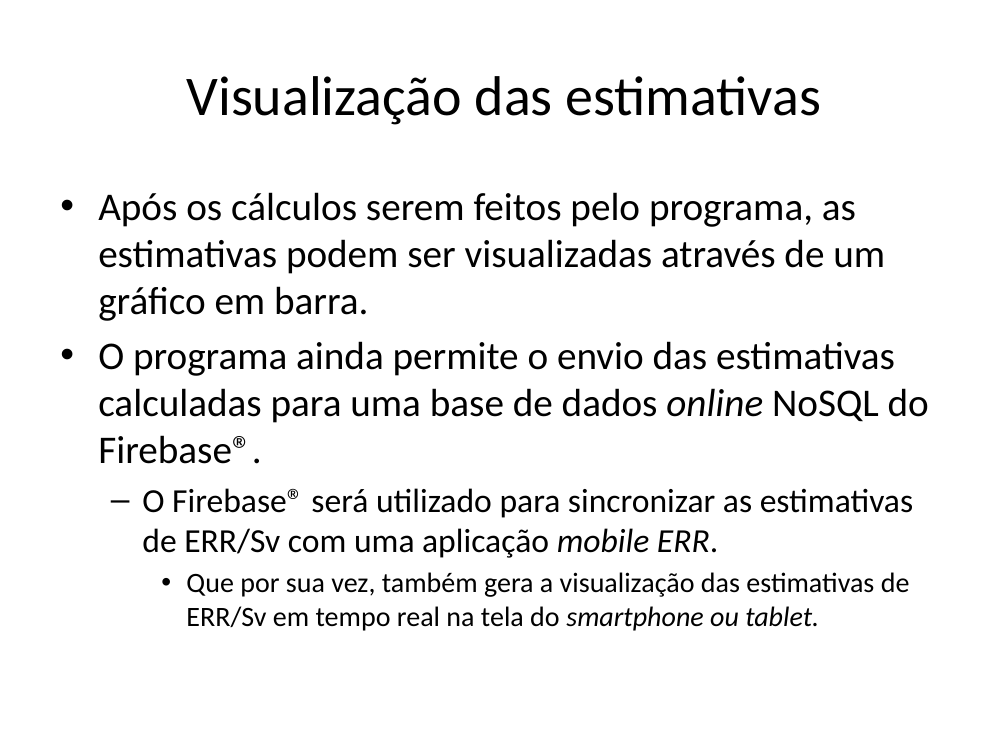
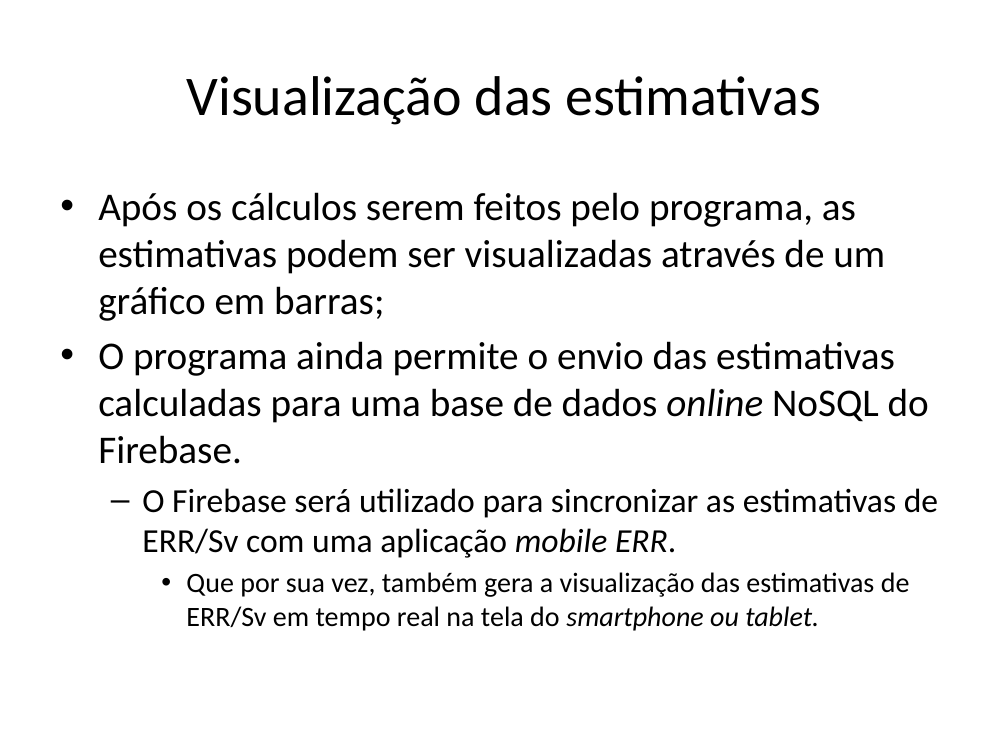
Before and after one commit to dioferreira/tcc, a slide deck: slide 37 of TCC_apresentação.pptx (slide 40 before the commit). Drawn at 1008x756 pixels with LibreOffice and Linux fonts; fonts in the diff are those of the drawing. Boxes give left, top, right and bottom in pixels: in the first picture for what was removed or moved away, otherwise in the second. Text is boxed around its words. In the diff, an @@ line names an element or a change of style, - is before the commit and + after.

```diff
--- a/TCC_apresentação.pptx
+++ b/TCC_apresentação.pptx
@@ text at (98, 192, 938, 558): text changed @@
-• Após os cálculos serem feitos pelo programa, as estimativas podem ser visualizadas através de um gráfico em barra.
-• O programa ainda permite o envio das estimativas calculadas para uma base de dados online NoSQL do Firebase®.
-  – O Firebase® será utilizado para sincronizar as estimativas de ERR/Sv com uma aplicação mobile ERR.
+• Após os cálculos serem feitos pelo programa, as estimativas podem ser visualizadas através de um gráfico em barras;
+• O programa ainda permite o envio das estimativas calculadas para uma base de dados online NoSQL do Firebase.
+  – O Firebase será utilizado para sincronizar as estimativas de ERR/Sv com uma aplicação mobile ERR.
```
Also in this commit, not shown: 10 other slides changed, 3 slides removed.
